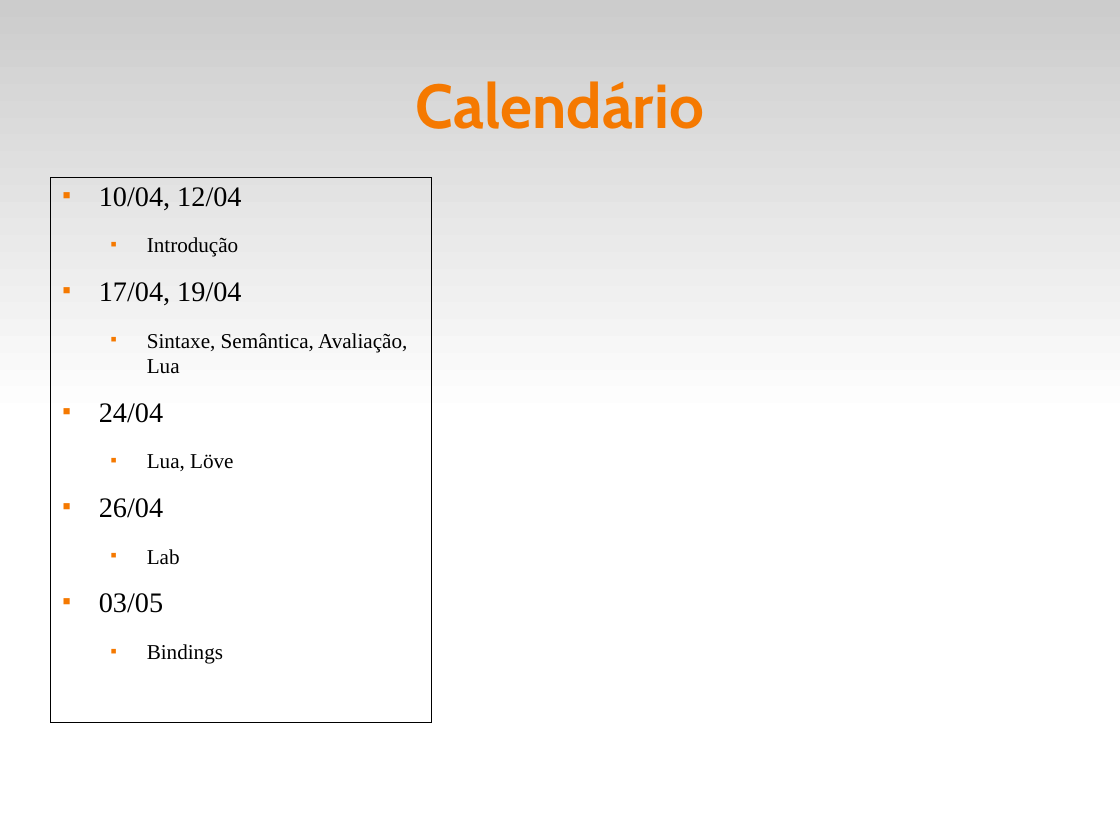
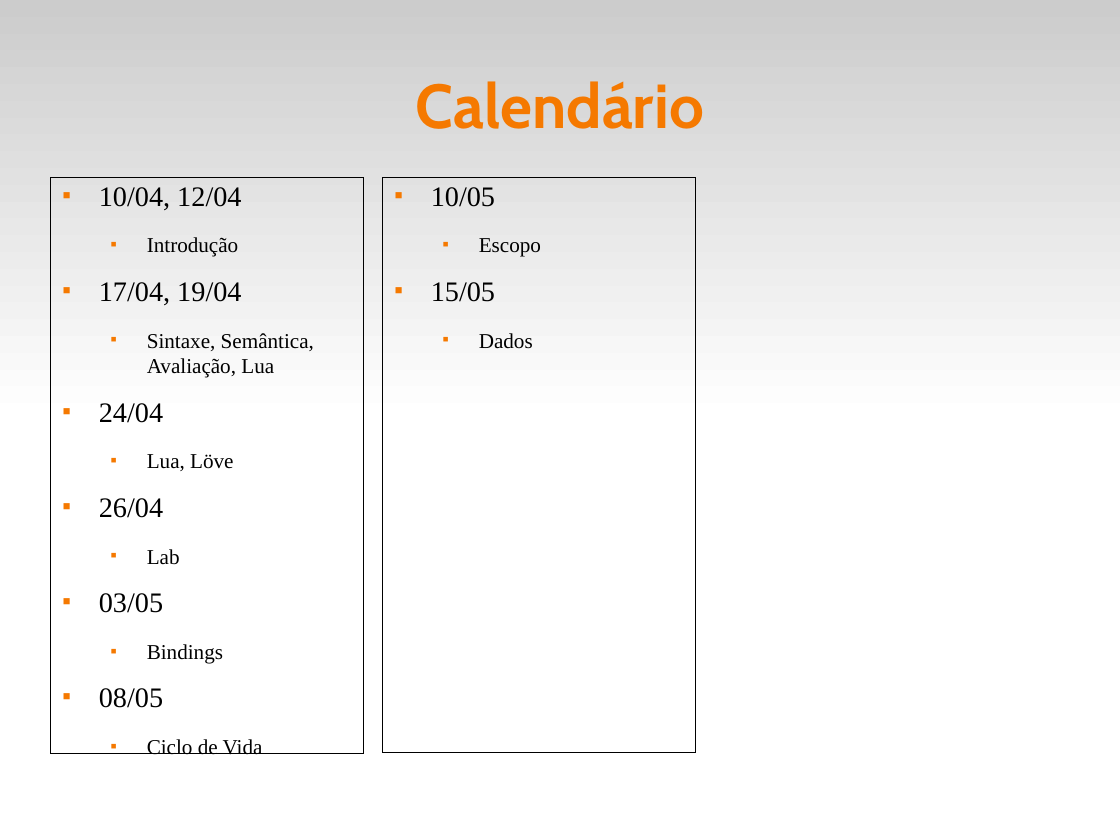
Before and after one commit to faipo/EDL, a slide deck: slide 12 of slides/edl-00.odp. Drawn at 1120x840 pixels with LibreOffice and Linux fonts; fonts in the diff are those of the drawing. Boxes give left, top, right and bottom in pixels: in the first picture for what was removed or moved away, otherwise in the second. Text is boxed around its words. In the diff, an @@ line names an element or a change of style, - is before the commit and + after.

```diff
--- a/slides/edl-00.odp
+++ b/slides/edl-00.odp
@@ text "10/04, 12/04": place and size @@
-text "10/04, 12/04" at [51,178,432,733]
+text "10/04, 12/04" at [51,178,364,763]
@@ text added at [383,178,696,763], outline #000000 0 pt, 15 pt, text #000000 @@
+■ 10/05
+  ■ Escopo
+■ 15/05
+  ■ Dados
@@ text at [99,688,263,755]: paragraphs added @@
+■ 08/05
+  ■ Ciclo de Vida
```
Also in this commit, not shown: 10 other files.
